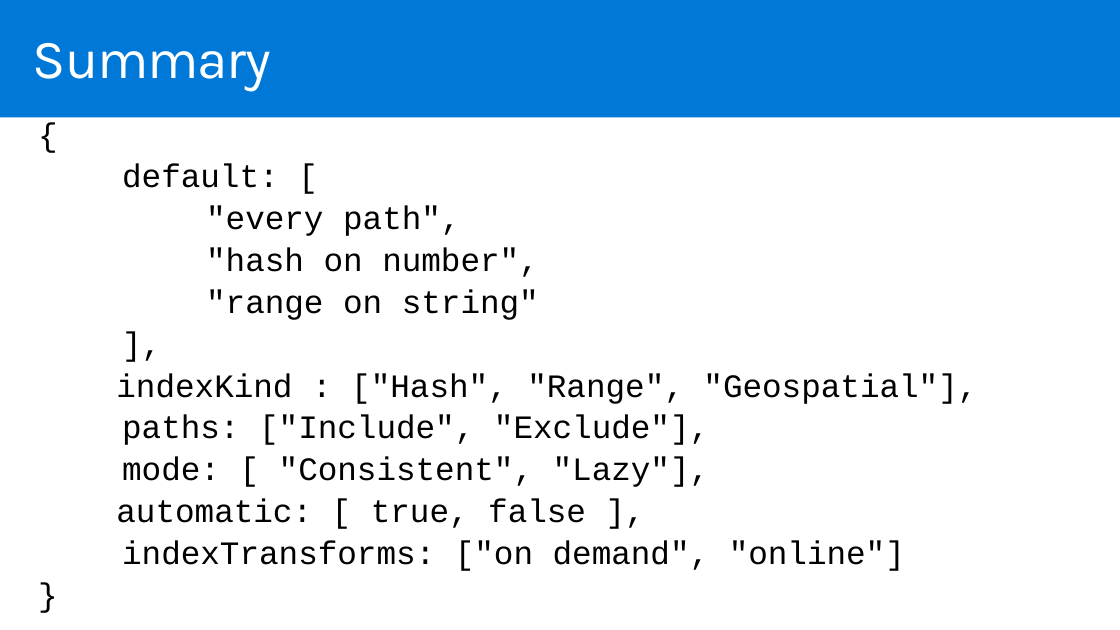
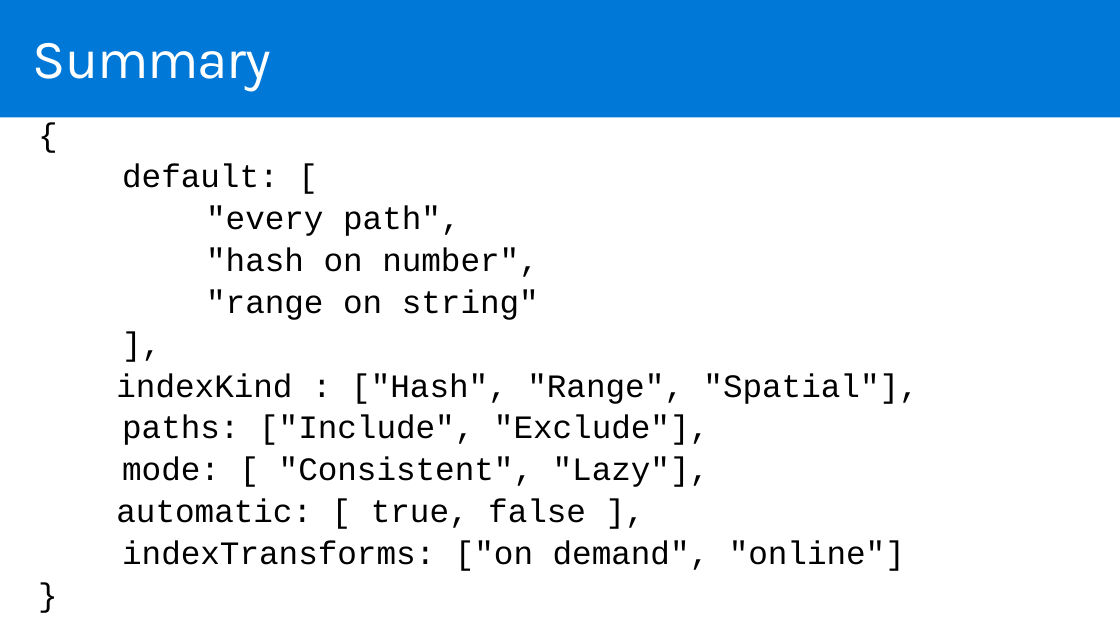
Before and after one commit to dmakogon/azurecon2015, a slide deck: slide 15 of crawcour_makogon_documentdb.pptx. Drawn at 1120x630 pixels with LibreOffice and Linux fonts; fonts in the diff are those of the drawing; background and template pictures are left out. Boxes give left, top, right and bottom in pixels: in the first picture for what was removed or moved away, otherwise in the second. Text is boxed around its words. In the diff, an @@ line names an element or a change of style, - is before the commit and + after.

```diff
--- a/crawcour_makogon_documentdb.pptx
+++ b/crawcour_makogon_documentdb.pptx
@@ text at (x1=116, y1=373, x2=918, y2=404): text changed @@
-indexKind : ["Hash", "Range", "Geospatial"],
+indexKind : ["Hash", "Range", "Spatial"],
```
Also in this commit, not shown: 4 other slides changed.
